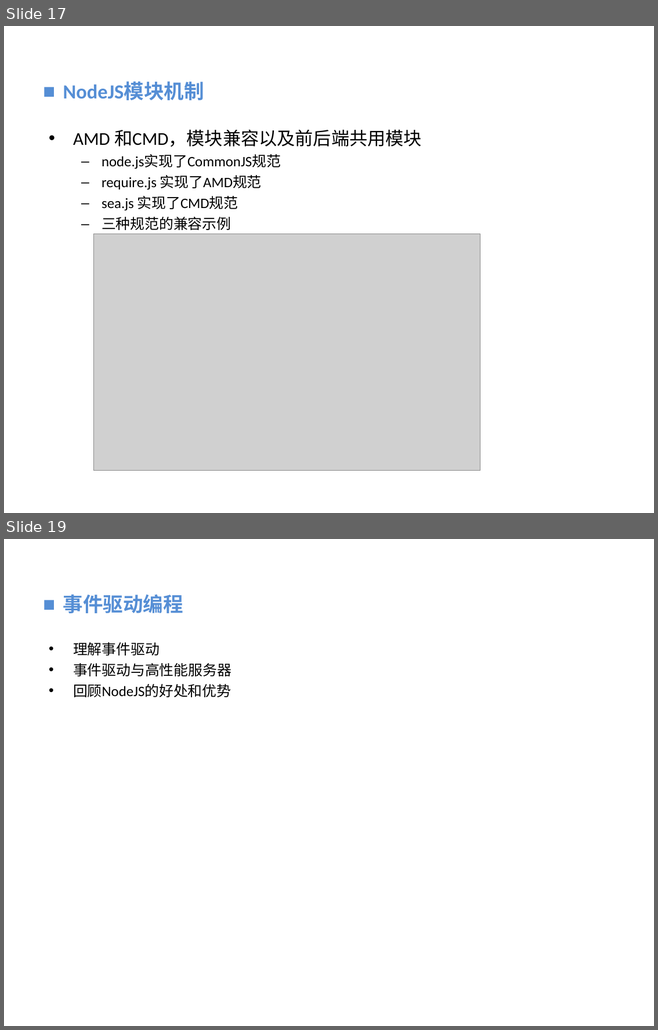
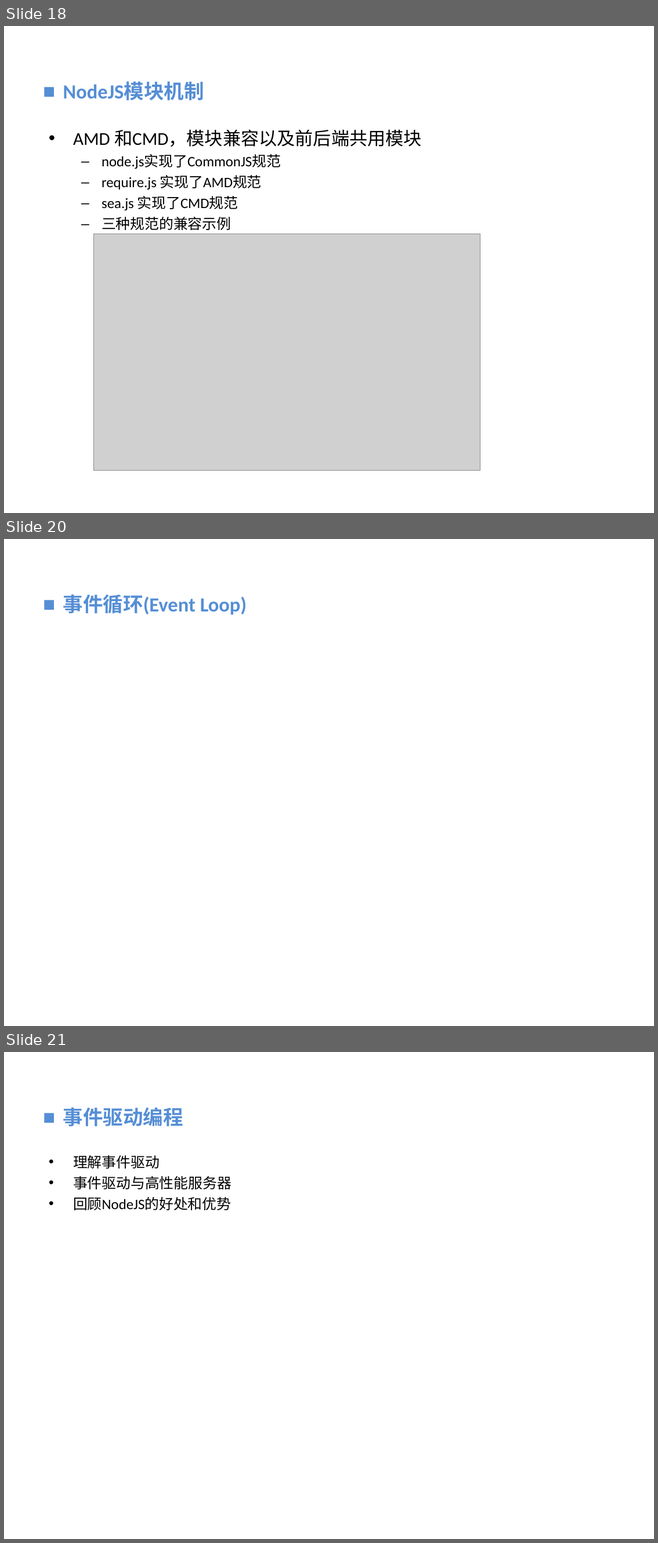
Before and after one commit to vaik/Documents, a slide deck: 我的分享/NodeJS基础概念理解.ppt. Shown one above the other, each under a label of ours: slides 17 and 19 before the commit, slides 18, 20 and 21 after it; the slides between them are not shown. The pictures are 658x1030 and 658x1543 pixels, drawn with LibreOffice and Linux fonts; fonts in the diff are those of the drawing; grey boxes stand for pictures; background and template pictures are left out. Boxes give left, top, right and bottom in pixels: in the first picture for what was removed or moved away, otherwise in the second. Text is boxed around its words. In the diff, an @@ line names an element or a change of style, - is before the commit and + after.

```diff
--- a/我的分享/NodeJS基础概念理解.ppt
+++ b/我的分享/NodeJS基础概念理解.ppt
@@ slide 20 added at (4,539,654,1026), background picture (left out) @@
@@ text added at (63,594,246,615), 22.2 pt, text #558ED5, bold @@
+■ 事件循环(Event Loop)
@@ what was slide 17 is now slide 18 @@
@@ what was slide 19 is now slide 21 @@
```
Also in this commit, not shown: 3 slides changed, 2 other slides added, 2 slides removed.
